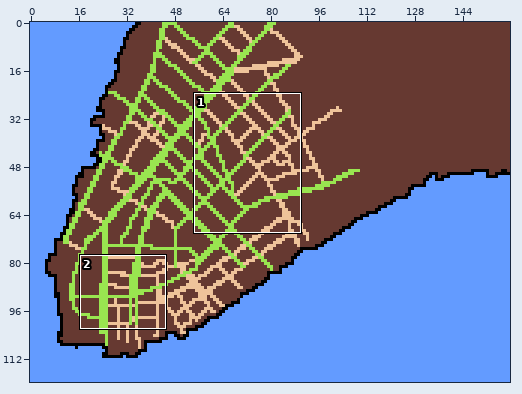
File history of a pixel-art file, manhattan.aseprite. The first picture is a wide view before the edit; the outline marks the close-up.
Close-up. Before the edit:
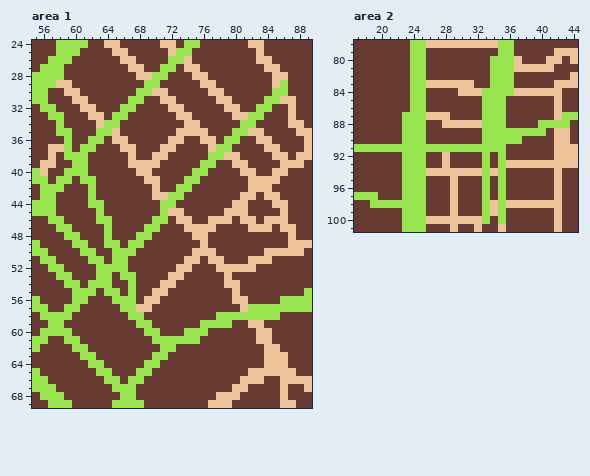
160x120 pixels, 1 frame. Shown: area 1: x 55..89, y 24..69; area 2: x 17..44, y 78..101.
After:
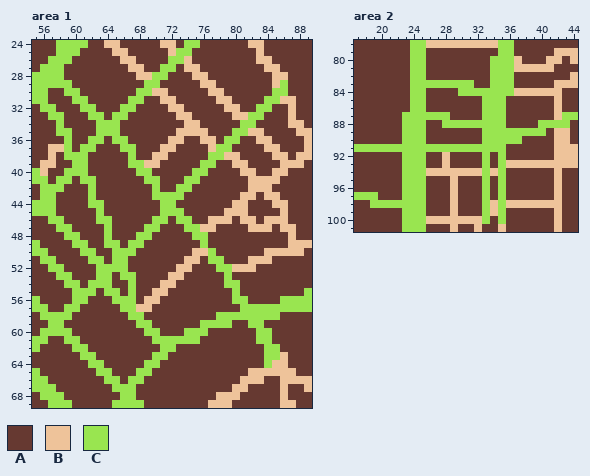
Palette (. is transparent): A #663931  B #eec39a  C #99e550
Edits made:
layer "Stone Street" added
layer "Bridge Street" added
layer "John Street" added
Area 1, layer "John Street":
y 29: x 58..59 BB -> CC
y 30: x 59..60 BB -> CC
y 31: x 60..61 BB -> CC
y 32: x 61..62 BB -> CC
y 33: x 62..63 BB -> CC
y 34: x 63 B -> C
y 35: x 65 B -> C
y 36: x 65..66 BB -> CC
y 37: x 66..67 BB -> CC
y 38: x 67 B -> C
y 39: x 67..68 BB -> CC
y 40: x 68..69 BB -> CC
y 41: x 69..70 BB -> CC
y 42: x 70 B -> C
y 43: x 70..71 BB -> CC
y 45: x 72..73 BB -> CC
y 46: x 73..74 BB -> CC
y 47: x 74..75 BB -> CC
y 48: x 75..76 BB -> CC
y 49: x 76 B -> C
y 50: x 77 B -> C
y 51: x 77..78 BB -> CC
y 52: x 78..79 BB -> CC
y 53: x 79 B -> C
y 54: x 79..80 BB -> CC
y 55: x 80 B -> C
y 56: x 80..81 BB -> CC
y 57: x 81 B -> C
y 59: x 82..83 BB -> CC
y 60..61: x 83..84 BB -> CC
y 62..63: x 84..85 BB -> CC
y 64: x 84 B -> C
Area 2, layers "Bridge Street", "Stone Street":
y 83: x 26..31 BBBBBB -> CCCCCC
y 84: x 30..32 BBB -> CCC
y 87: x 26..28 BBB -> CCC
y 88: x 28..32 BBBBB -> CCCCC
Pixel boxes of the changes (left, top, right, bottom) in both close-ups:
changed: (56, 80, 280, 368)
changed: (426, 80, 482, 128)
